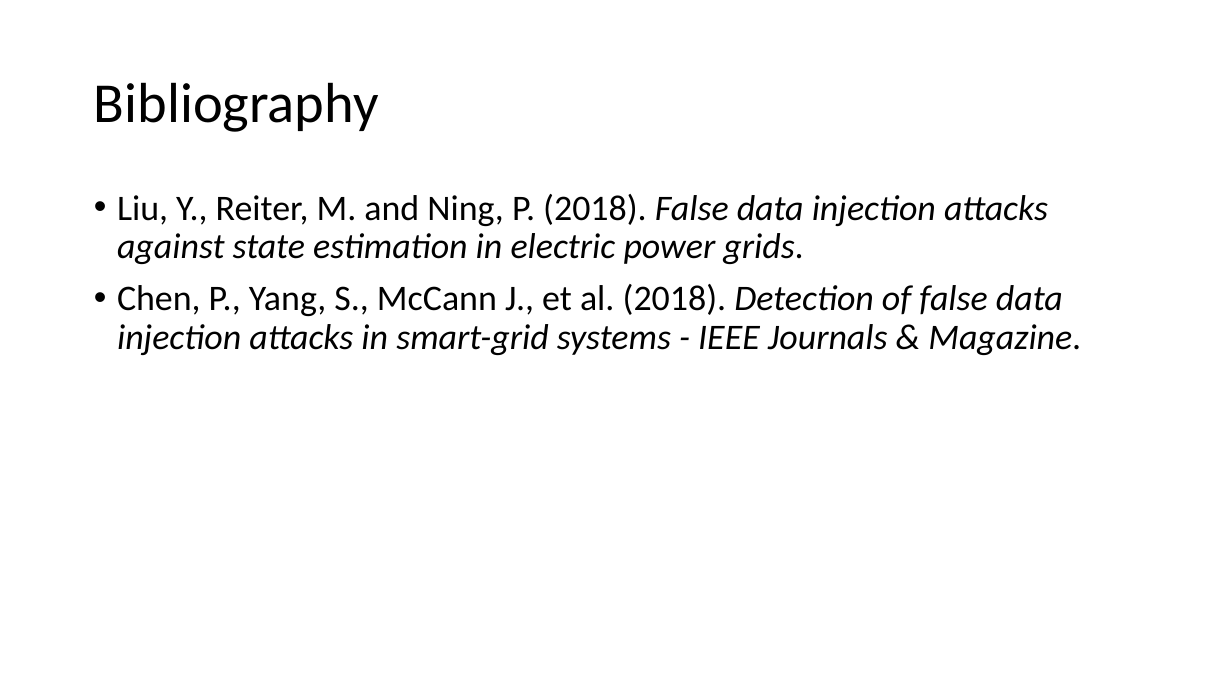
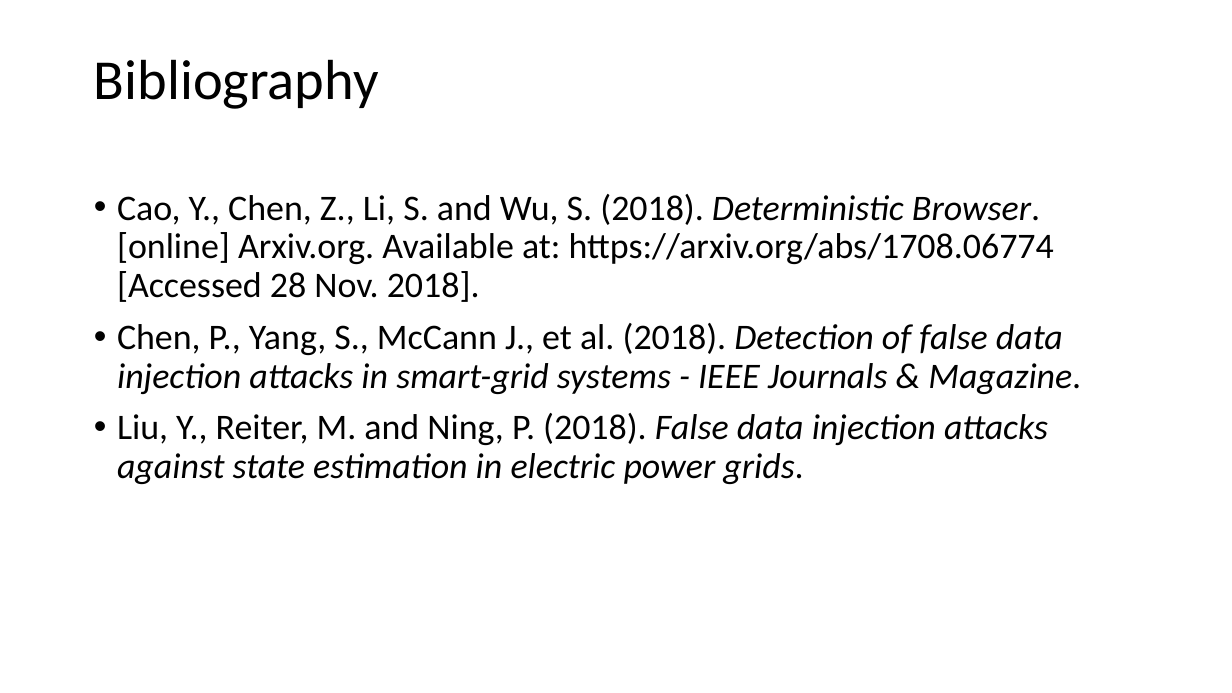
Before and after one commit to CodeFluent/Notes, a slide deck: slide 17 of CS-6222/Fall_2018/project/Smart City Security - Attack and Defense Strategems.pptx (slide 12 before the commit). Drawn at 1232x693 pixels with LibreOffice and Linux fonts; fonts in the diff are those of the drawing. Boxes give left, top, right and bottom in pixels: in the first picture for what was removed or moved away, otherwise in the second. Text is boxed around its words. In the diff, an @@ line names an element or a change of style, - is before the commit and + after.

```diff
--- a/CS-6222/Fall_2018/project/Smart City Security - Attack and Defense Strategems.pptx
+++ b/CS-6222/Fall_2018/project/Smart City Security - Attack and Defense Strategems.pptx
@@ title "Bibliography": place and size @@
-title "Bibliography" at [94,82,379,132]
+title "Bibliography" at [94,59,379,109]
@@ text at [117,194,1081,394]: paragraphs added @@
+• Cao, Y., Chen, Z., Li, S. and Wu, S. (2018). Deterministic Browser. [online] Arxiv.org. Available at: https://arxiv.org/abs/1708.06774 [Accessed 28 Nov. 2018].
+• Chen, P., Yang, S., McCann J., et al. (2018). Detection of false data injection attacks in smart-grid systems - IEEE Journals & Magazine.
@@ text at [117,284,1081,355]: paragraph removed @@
-• Chen, P., Yang, S., McCann J., et al. (2018). Detection of false data injection attacks in smart-grid systems - IEEE Journals & Magazine.
```
Also in this commit, not shown: 5 other slides changed, 6 slides added, 1 slide removed, 1 other file.
